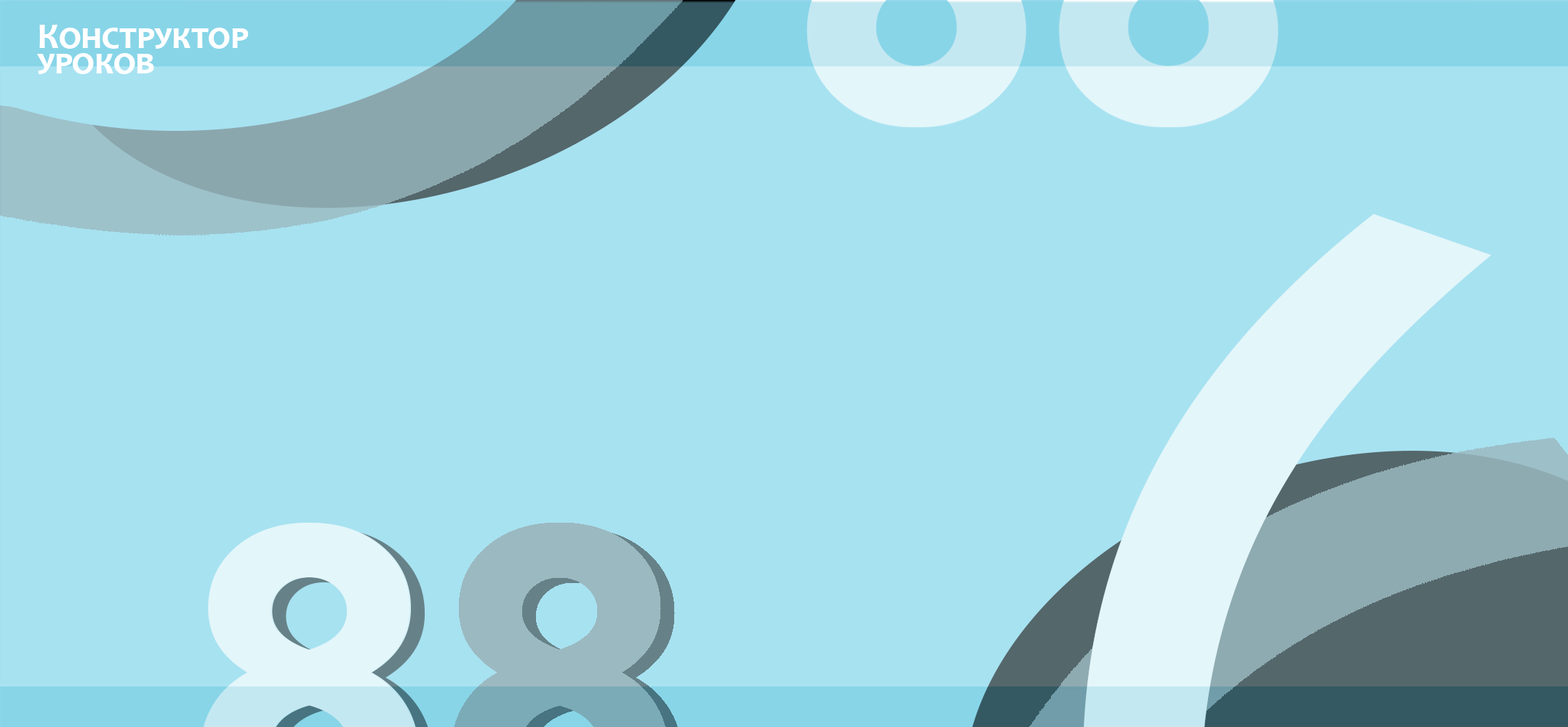
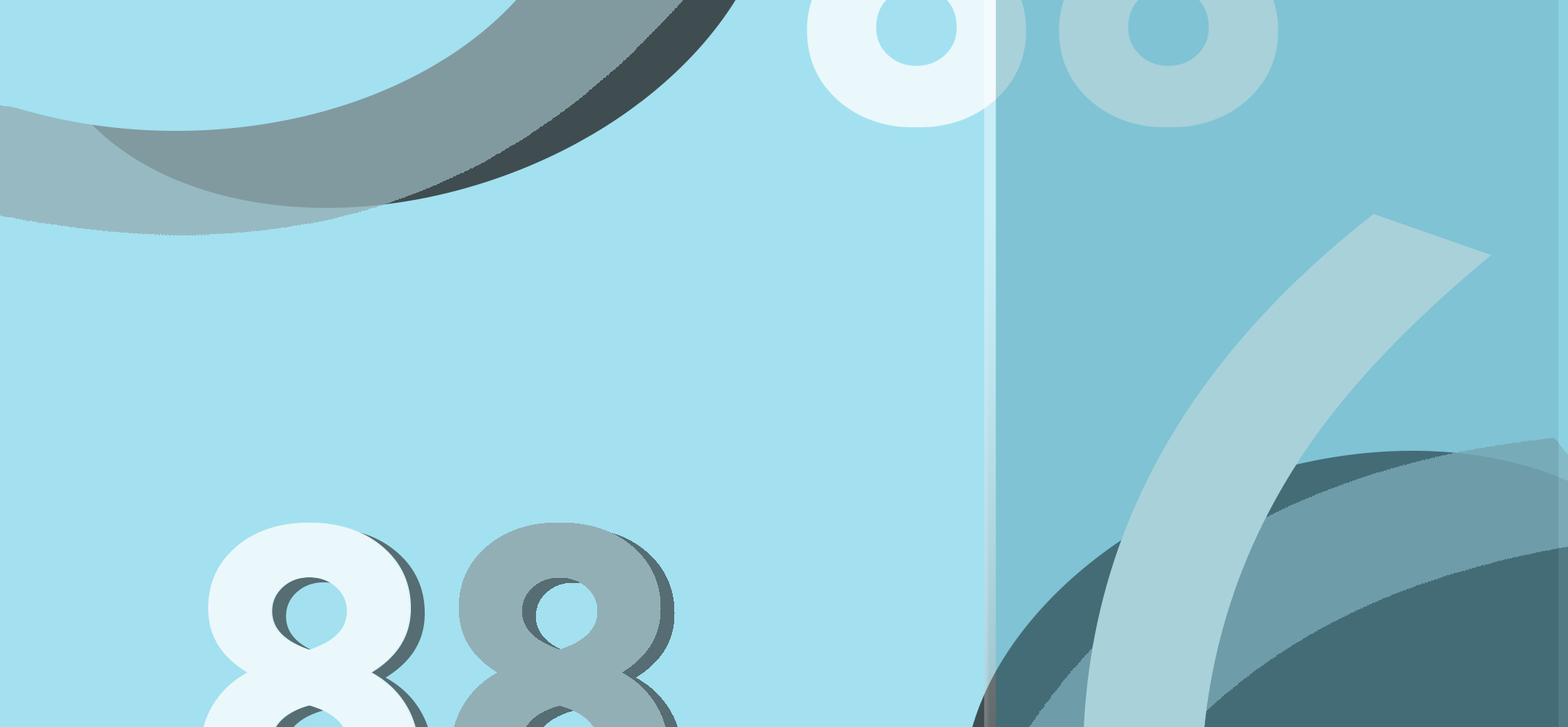
Layers edited between the first and the second (1568, 727) image:
removed layer "Конструктор уроков" over [37, 24, 249, 75]
renamed "Прямоугольник 1" to "Прямоугольник 2", opacity 44% → 41%, painted on it over [0, 0, 1568, 727]
added layer "Прямоугольник 2" (2nd of 2) (33%) above "Эллипс 2" over [0, 0, 1568, 727]
